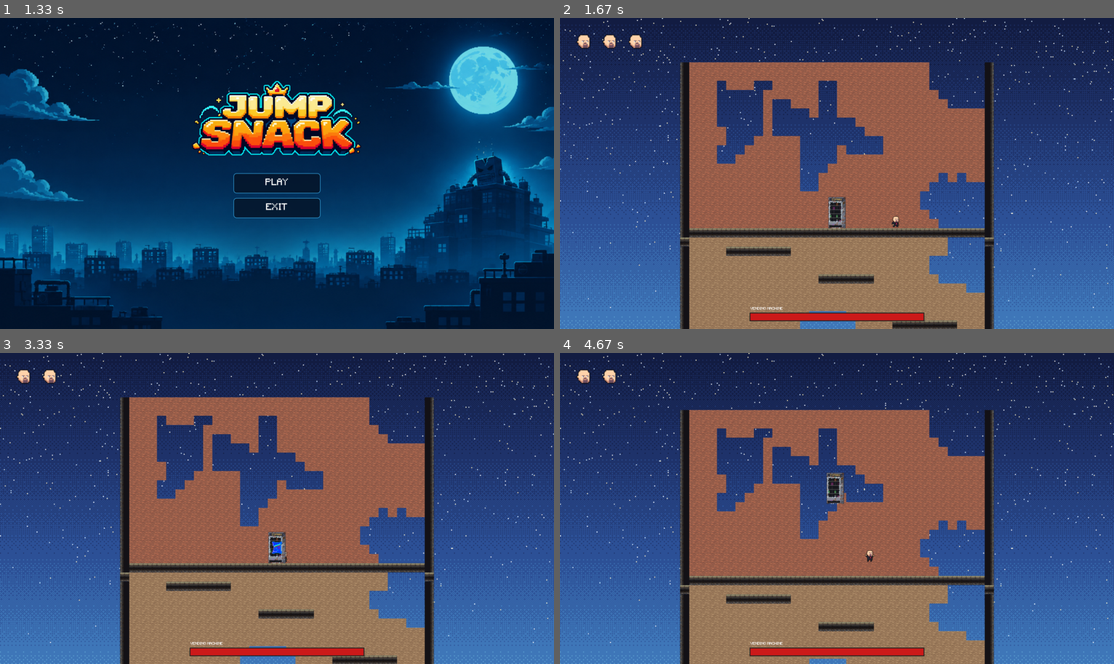
Above: before the commit, frames 1-4 (two rows, left to right).
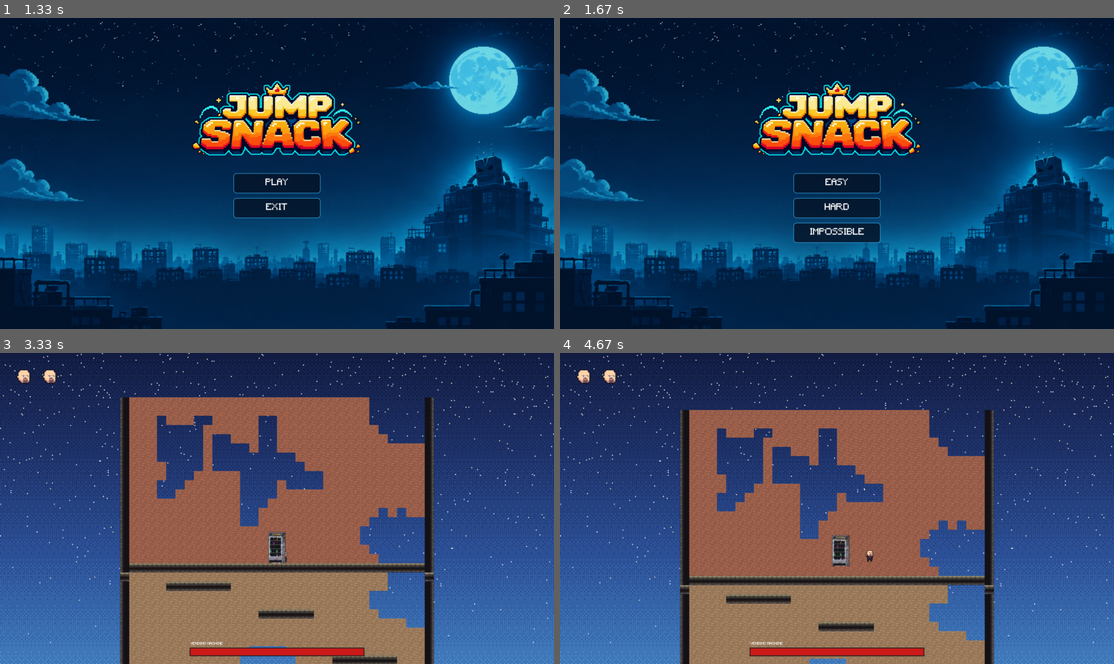
Above: after the commit, the same moments.

Repository: polgonzalez05/luathon-MasAitorGonzalezPolGarciaEnricMorerresJordiDoneuxGillesDelohenLuc
Game: LÖVE game, started from main.lua
The game is run twice, just before and just after one commit, with the same random seed, the same clock (stepped at 60 frames per second) and the same inputs.
Inputs (mouse positions are in pixels of both pictures, inside the frame that each line leads up to):
- Up to frame 1 (1.33 s): hold D 0.33-0.8 s
- Up to frame 2 (1.67 s): tap Enter at 1.33 s
- Up to frame 3 (3.33 s): tap 1 at 1.67 s; hold A 2-2.53 s; move the mouse to (144, 511) at 2.03 s; hold A 2.57-2.97 s; move the mouse to (105, 461) at 2.6 s; tap Space at 2.63, 2.93, 3.07 s; hold D from 3 s (still down); move the mouse to (360, 399) at 3.03 s
- Up to frame 4 (4.67 s): tap Space at 3.37, 3.73, 4.03, 4.23, 4.53 s; release D at 3.63 s; hold A 3.67-4.13 s; move the mouse to (903, 536) at 3.7 s; hold D 4.17-4.63 s; move the mouse to (848, 402) at 4.2 s

Frame 1 is identical in both runs. In frame 2, 91% of the frame differs, in the area x 0-100%, y 0-100%; in frame 3, less than 0.1%; in frame 4, 0.6%.

Commit message:
dificultad en menu

Diff:
--- a/src/level.lua
+++ b/src/level.lua
@@ -24,6 +24,8 @@
   self.vendingMachine = nil
 
   self.soundManager = SoundManager()
+
+  self.dificultad = nil
 end
 
 function Level:crearPartida()
@@ -55,8 +57,19 @@
 end
 
 function Level:accion(action)
-  if action == "jugar" or action == "retry" then
+  if action == "jugar" then
+    self.screen = "difficulty"
+
+  elseif action == "facil" or action == "dificil" or action == "imposible" then
+    self.dificultad = action
     self:crearPartida()
+
+  elseif action == "volver" then
+    self.screen = "menu"
+
+  elseif action == "retry" then
+    self:crearPartida()
+
   elseif action == "menu" then
     self.character = nil
     self.vendingMachine = nil
@@ -116,7 +129,9 @@
 
 function Level:draw(mx, my)
     if self.screen == "menu" then
-      self.menu:draw(mx, my)
+      self.menu:draw(mx, my, "menu")
+    elseif self.screen == "difficulty" then
+      self.menu:draw(mx, my, "dificultad")
     elseif self.screen == "game" then
       self:drawGame()
     elseif self.screen == "end" then
@@ -141,7 +156,9 @@
 
 function Level:mousepressed(x, y, button)
   if self.screen == "menu" then
-    self:accion(self.menu:mousepressed(x, y, button))
+    self:accion(self.menu:mousepressed(x, y, button, "menu"))
+  elseif self.screen == "difficulty" then
+    self:accion(self.menu:mousepressed(x, y, button, "dificultad"))
   elseif self.screen == "end" then
     self:accion(self.endScreen:mousepressed(x, y, button))
   end
@@ -149,7 +166,9 @@
 
 function Level:keypressed(key)
   if self.screen == "menu" then
-    self:accion(self.menu:keypressed(key))
+    self:accion(self.menu:keypressed(key, "menu"))
+  elseif self.screen == "difficulty" then
+    self:accion(self.menu:keypressed(key, "dificultad"))
   elseif self.screen == "end" then
     self:accion(self.endScreen:keypressed(key))
   end
--- a/src/menu.lua
+++ b/src/menu.lua
@@ -14,11 +14,19 @@
     return menu
 end
 
-local function botones()
+local function botones(tipo)
     local ancho = 300
     local alto = 68
     local x = (ANCHO - ancho) / 2
     local y = ALTO * 0.5
+
+    if tipo == "dificultad" then
+        return {
+            facil = {x = x, y = y, w = ancho, h = alto},
+            dificil = {x = x, y = y + 86, w = ancho, h = alto},
+            imposible = {x = x, y = y + 172, w = ancho, h = alto},
+        }
+    end
 
     return {
         jugar = { x = x, y = y, w = ancho, h = alto },
@@ -46,7 +54,7 @@
     love.graphics.printf(texto,rect.x,rect.y + (rect.h - fuente:getHeight()) / 2,rect.w, "center")
 end
 
-function Menu:draw(mouseX, mouseY)
+function Menu:draw(mouseX, mouseY, pantalla)
     local anchoFondo, altoFondo = self.fondo:getDimensions()
     local escala = math.max(ANCHO / anchoFondo, ALTO / altoFondo)
     local xFondo = (ANCHO - anchoFondo * escala) / 2
@@ -69,19 +77,27 @@
         escalaLogo
     )
 
-    local b = botones()
-    dibujarBoton(b.jugar, "PLAY", self.fuente, mouseX, mouseY)
-    dibujarBoton(b.salir, "EXIT", self.fuente, mouseX, mouseY)
+    if pantalla == "dificultad" then
+        local b = botones("dificultad")
+
+        dibujarBoton(b.facil, "EASY", self.fuente, mouseX, mouseY)
+        dibujarBoton(b.dificil, "HARD", self.fuente, mouseX, mouseY)
+        dibujarBoton(b.imposible, "IMPOSSIBLE", self.fuente, mouseX, mouseY)
+    else
+        local b = botones()
+        dibujarBoton(b.jugar, "PLAY", self.fuente, mouseX, mouseY)
+        dibujarBoton(b.salir, "EXIT", self.fuente, mouseX, mouseY)
+    end
 
     love.graphics.setColor(1, 1, 1, 1)
 end
 
-function Menu:mousepressed(x, y, boton)
+function Menu:mousepressed(x, y, boton, pantalla)
     if boton ~= 1 then
         return nil
     end
 
-    local b = botones()
+    local b = botones(pantalla)
 
     for nombre, rect in pairs(b) do
         if x >= rect.x and x <= rect.x + rect.w
@@ -93,11 +109,24 @@
     return nil
 end
 
-function Menu:keypressed(tecla)
-    if tecla == "return" or tecla == "kpenter" or tecla == "space" then
-        return "jugar"
-    elseif tecla == "escape" then
-        return "salir"
+function Menu:keypressed(tecla, pantalla)
+
+    if pantalla == "dificultad" then
+        if tecla == "1" then
+            return "facil"
+        elseif tecla == "2" then
+            return "dificil"
+        elseif tecla == "3" then
+            return "imposible"
+        elseif tecla == "escape" then
+            return "volver"
+        end
+    else
+        if tecla == "return" or tecla == "kpenter" or tecla == "space" then
+            return "jugar"
+        elseif tecla == "escape" then
+            return "salir"
+        end
     end
 
     return nil
